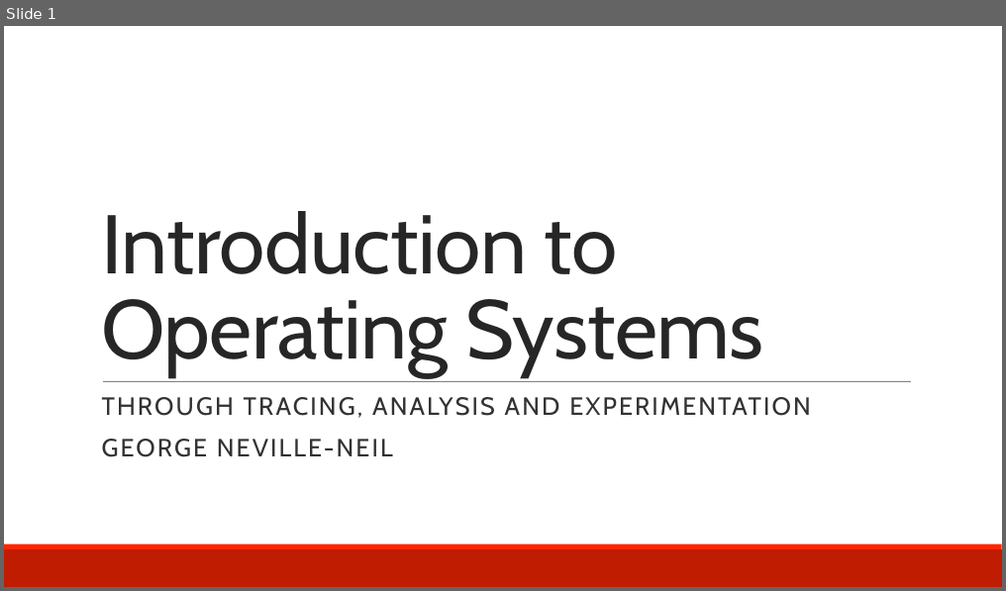
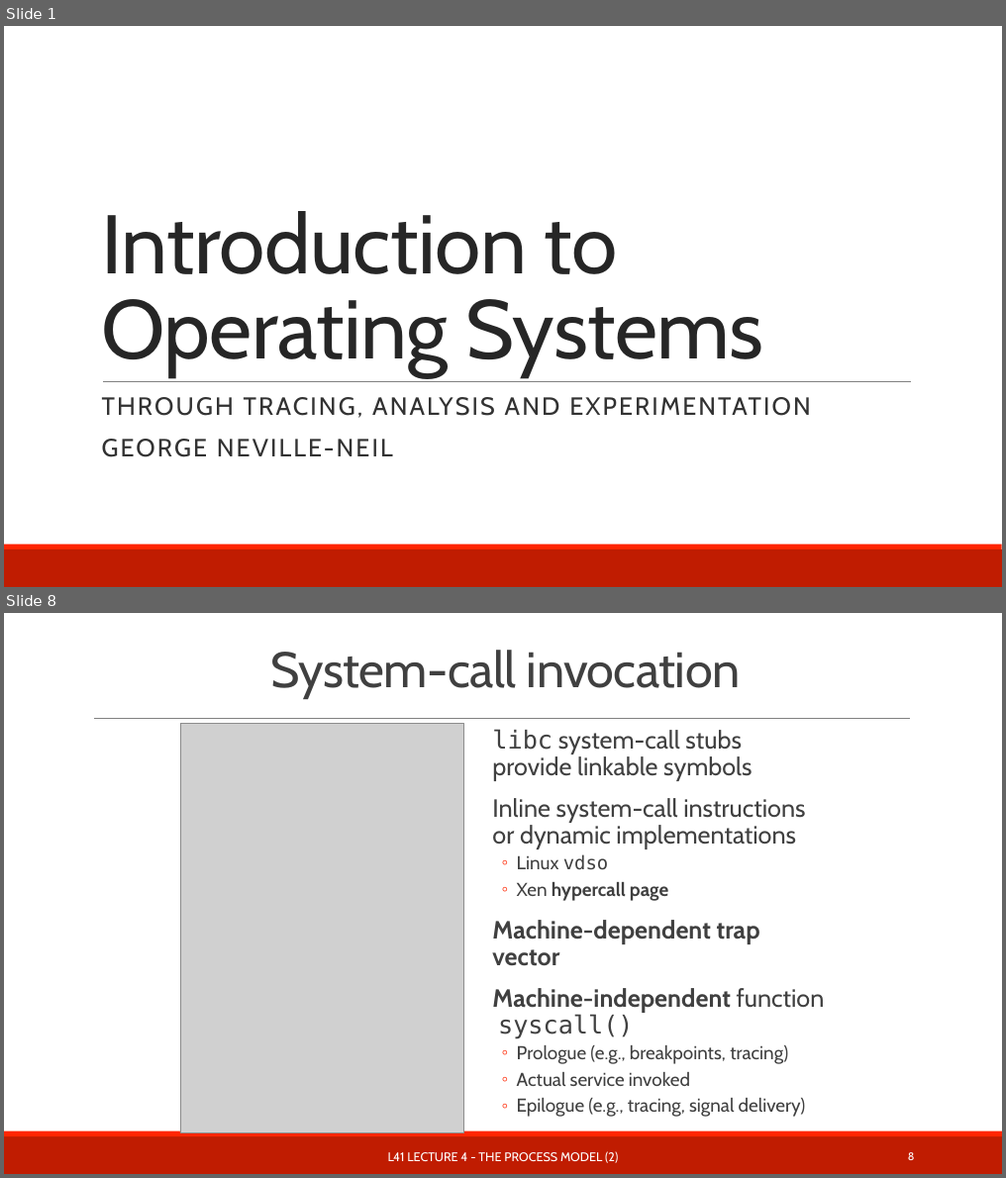
Before and after one commit to teachbsd/course, a slide deck: undergraduate/lectures/kernel-services.pptx. Shown one above the other, each under a label of ours: slide 1 before the commit, slides 1 and 8 after it; the slides between them are not shown. The pictures are 1006x591 and 1006x1178 pixels, drawn with LibreOffice and Linux fonts; fonts in the diff are those of the drawing; grey boxes stand for pictures; background and template pictures are left out. Boxes give left, top, right and bottom in pixels: in the first picture for what was removed or moved away, otherwise in the second. Text is boxed around its words. In the diff, an @@ line names an element or a change of style, - is before the commit and + after.

Commit message:
Snag some of Robert's slides for system calls.

```diff
--- a/undergraduate/lectures/kernel-services.pptx
+++ b/undergraduate/lectures/kernel-services.pptx
@@ slide 8 added at <box>4,613,1002,1174</box>, background #FFFFFF; not listed: 2 template elements that a slide beside it also shows @@
@@ title added at <box>270,650,741,698</box>, 48 pt, text #404040 @@
+System-call invocation
@@ line added from (94, 718) to (910, 718), #808080 0.5 pt @@
@@ picture added at <box>180,724,463,1134</box> @@
@@ text added at <box>492,729,825,1117</box>, 24 pt, text #404040 @@
+  libc system-call stubs provide linkable symbols
+  Inline system-call instructions or dynamic implementations
+  ◦ Linux vdso
+  ◦ Xen hypercall page
+  Machine-dependent trap vector
+  Machine-independent function syscall()
+  ◦ Prologue (e.g., breakpoints, tracing)
+  ◦ Actual service invoked
+  ◦ Epilogue (e.g., tracing, signal delivery)
@@ text added at <box>388,1152,618,1163</box>, 12 pt, text #FFFFFF @@
+L41 LECTURE 4 - THE PROCESS MODEL (2)
@@ page number added at <box>908,1153,915,1160</box>, 10.5 pt, text #FFFFFF @@
+8
```
Also in this commit, not shown: 8 slides changed, 3 other slides added.
